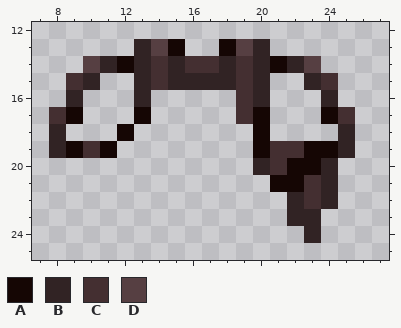
Two states of a pixel-art sprite, Resources/Textures/Clothing/Belt/holster.rsi/icon.png. The picture above was drawn from the file before the commit.
The file is 32x32 pixels. Shown: x 7..27, y 12..25.
Palette (. is transparent): A #150604  B #312324  C #442f31  D #563f42
Now the later version:
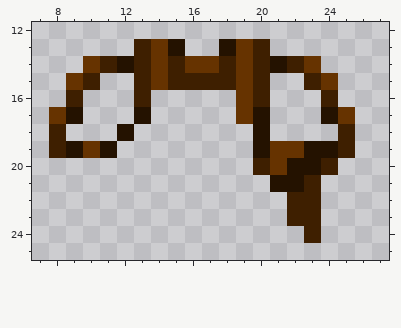
The exact change:
@@ palette @@
-A #150604
+A #241200
-B #312324
+B #3e1f00
-C #442f31
+C #663300
@@ x 7..27 @@
 12 .....................
-13 ......BDA..ADB.......
-14 ...DBABCBCCBCBABD....
+13 ......BCA..ACB.......
+14 ...CBABCBCCBCBABC....
 15 ..CB..BCBBBBCB..BC...
@@ x 21..26 @@
 20 CAAB..
-21 AACB..
-22 .BCB..
+21 AAB...
+22 .BB...
 23 .BB...
